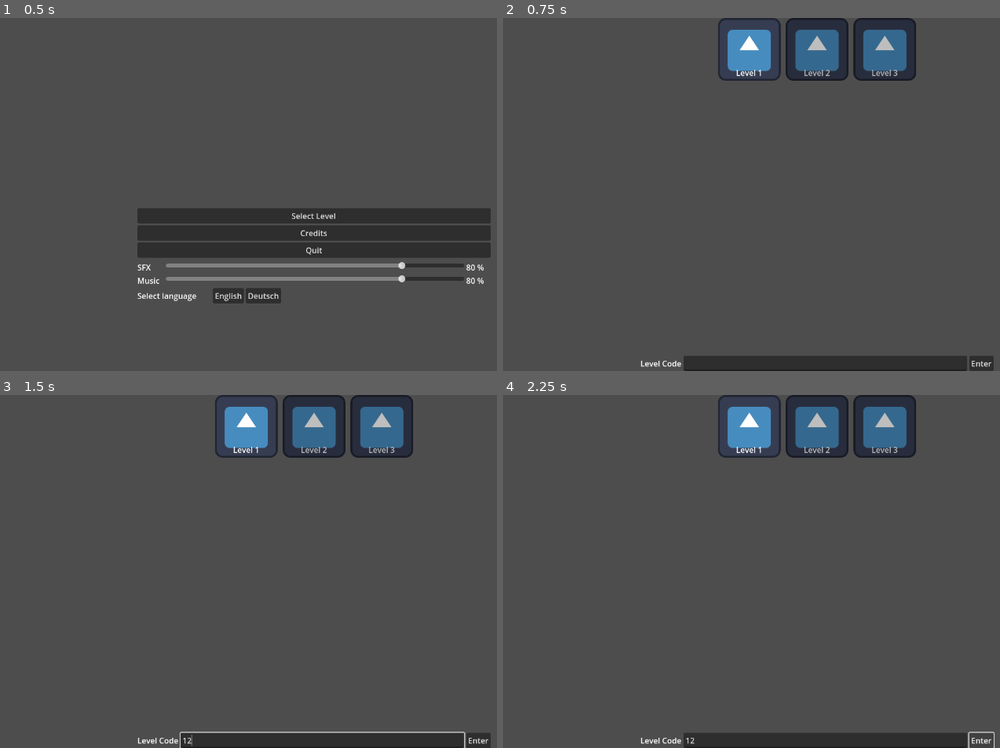
Above: before the commit, frames 1-4 (two rows, left to right).
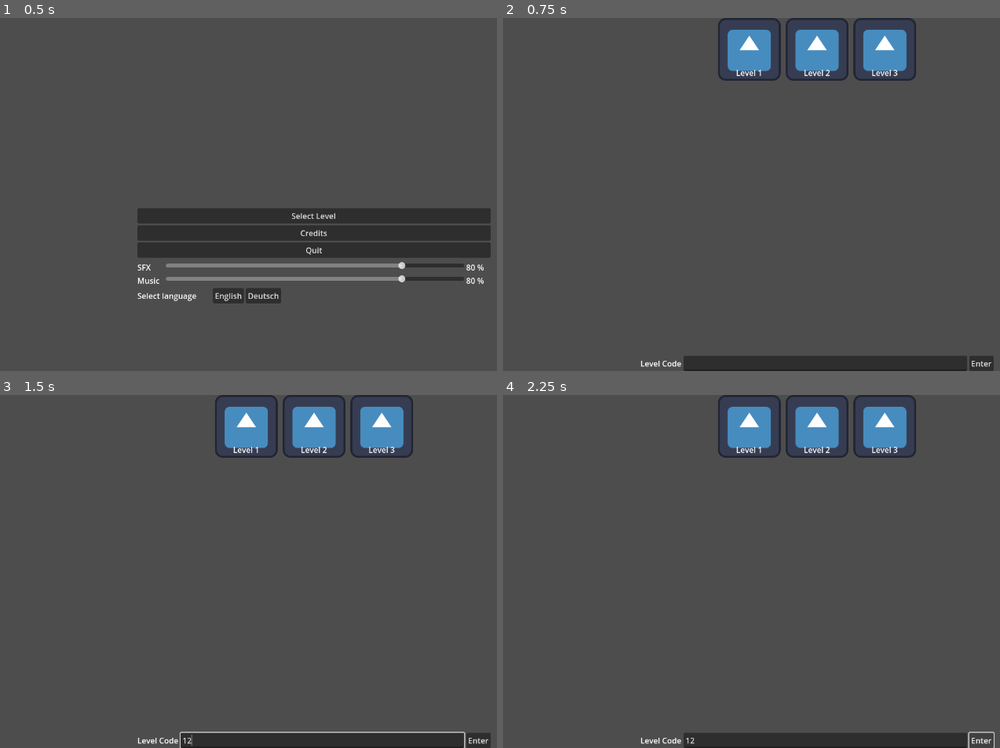
Above: after the commit, the same moments.

Repository: panorb/ludum-dare-56
Game: Godot game, scene res://world.tscn
The game is run twice, just before and just after one commit, with the same random seed, the same clock (stepped at 60 frames per second) and the same inputs. The engine's default icon, where the game draws it, is replaced by a stand-in: a white triangle on a blue panel in a dark square.
Inputs (mouse positions are in pixels of both pictures, inside the frame that each line leads up to):
- Up to frame 1 (0.5 s): no input
- Up to frame 2 (0.75 s): click "Select Level" at 0.5 s
- Up to frame 3 (1.5 s): click (323, 740) at 1.27 s; type "12" at 1.35 s
- Up to frame 4 (2.25 s): click "Enter" at 2 s

Frame 1 is identical in both runs. In frame 2, 2.1% of the frame differs, in the area x 58-82%, y 3-17%; in frame 3, 2.1%; in frame 4, 2.1%.

Commit message:
Remove shadow variable in level card

Diff:
--- a/godot/gui/level_menu/level_card/level_card.gd
+++ b/godot/gui/level_menu/level_card/level_card.gd
@@ -27,7 +27,13 @@
 
 @export var locked: bool:
 	get: return self._locked
-	set(value): self._set_locked(value)
+	set(value):
+		self._locked = locked
+		if self.level_texture_rect:
+			if locked:
+				self.modulate = LOCK_MODULE
+			else:
+				self.modulate = UNLOCK_MODULATE
 
 var _level_name: String
 var _level_texture: Texture2D
@@ -38,14 +44,6 @@
 	self.level_name_label.text = self._level_name
 	self.level_texture = self.level_texture
 
-func _set_locked(locked: bool):
-	self._locked = locked
-	if self.level_texture_rect:
-		if locked:
-			self.modulate = LOCK_MODULE
-		else:
-			self.modulate = UNLOCK_MODULATE
-
 func _gui_input(event):
 	if event is InputEventMouseButton and event.button_index == MOUSE_BUTTON_LEFT and event.pressed:
 		self.pressed.emit(self.level, self.locked)
